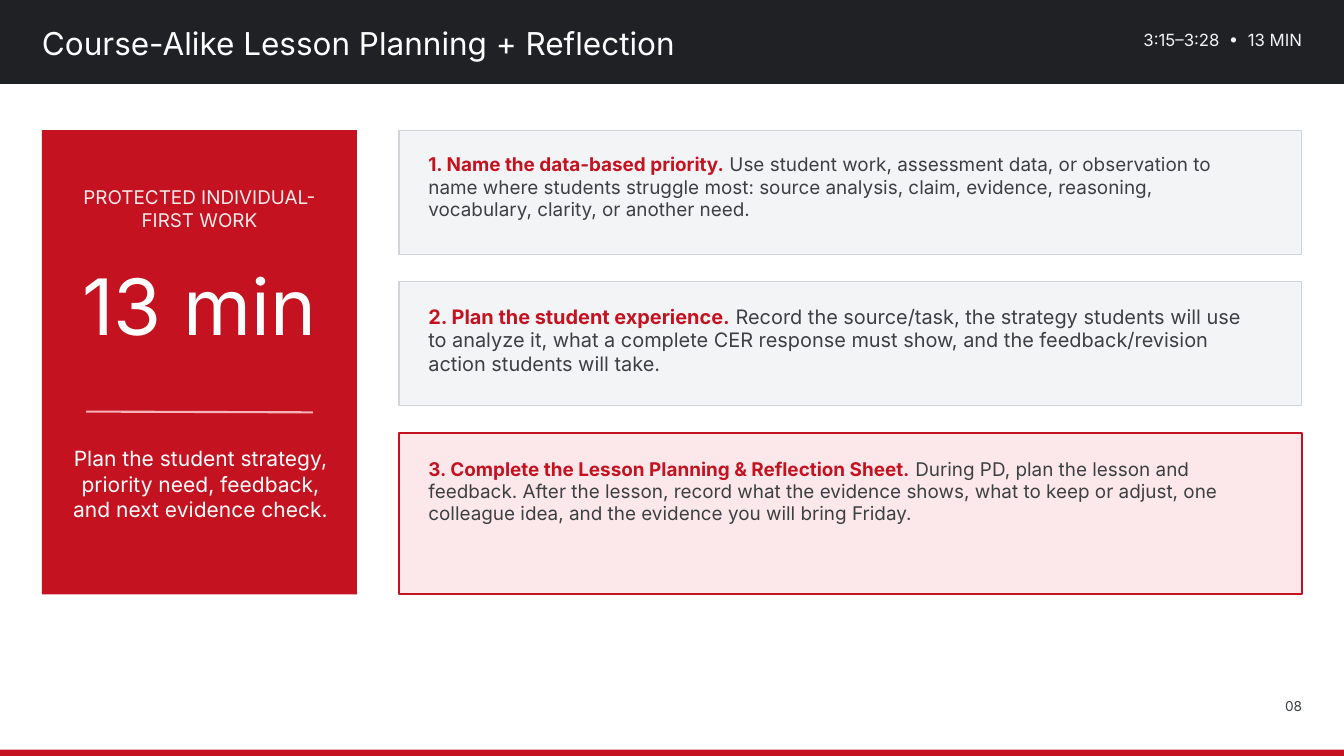
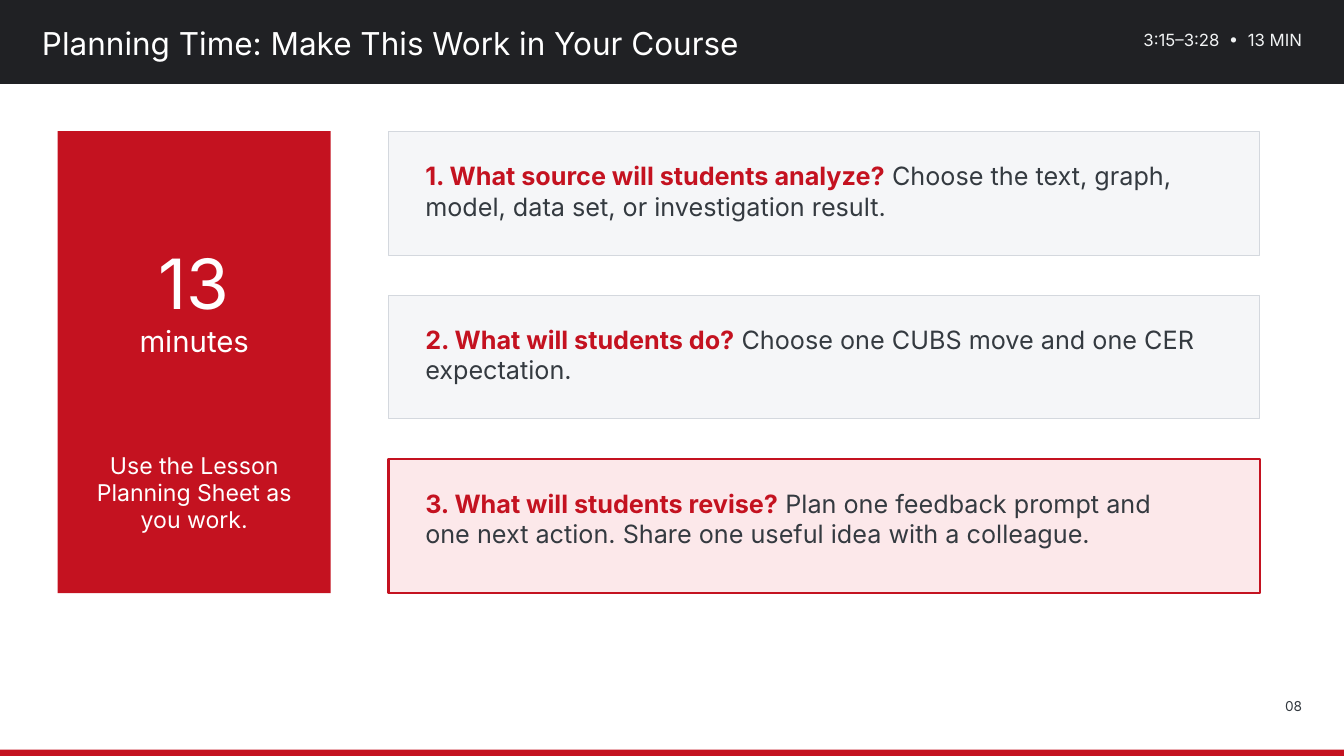
Before and after one commit to nbhs-science/nbhs-science, a slide deck: slide 8 of assets/plc/2026-10-28_Science_Department_PD_Strengthening_Science_Literacy.pptx. Drawn at 1344x756 pixels with LibreOffice and Linux fonts; fonts in the diff are those of the drawing. Boxes give left, top, right and bottom in pixels: in the first picture for what was removed or moved away, otherwise in the second. Text is boxed around its words. In the diff, an @@ line names an element or a change of style, - is before the commit and + after.

Commit message:
Simplify Oct. 28 Science Literacy PD deck
Replace the PD PowerPoint with a teacher-friendly version, correct Claim = pink, Evidence = green, Reasoning = blue, and remove the Biology reference from the cover.

```diff
--- a/assets/plc/2026-10-28_Science_Department_PD_Strengthening_Science_Literacy.pptx
+++ b/assets/plc/2026-10-28_Science_Department_PD_Strengthening_Science_Literacy.pptx
@@ text at (x1=42, y1=31, x2=738, y2=62): text changed @@
-Course-Alike Lesson Planning + Reflection
+Planning Time: Make This Work in Your Course
@@ rectangle resized from (x1=42, y1=130, x2=358, y2=594) to (x1=57, y1=132, x2=330, y2=593) @@
@@ rectangle resized from (x1=399, y1=130, x2=1302, y2=254) to (x1=389, y1=132, x2=1260, y2=255) @@
@@ rectangle at (x1=389, y1=132, x2=1260, y2=255): fill #F3F4F6 to #F5F6F8; outline #D1D5DB 1 pt to #D4D8DE 1 pt @@
@@ text added at (x1=425, y1=165, x2=1171, y2=221), 24 pt, text #343A40 @@
+1. What source will students analyze? Choose the text, graph, model, data set, or investigation result.
@@ text removed at (x1=428, y1=156, x2=1210, y2=220) @@
-1. Name the data-based priority. Use student work, assessment data, or observation to name where students struggle most: source analysis, claim, evidence, reasoning, vocabulary, clarity, or another need.
@@ text removed at (x1=83, y1=190, x2=315, y2=228) @@
-PROTECTED INDIVIDUAL-FIRST WORK
@@ text at (x1=140, y1=258, x2=249, y2=353): text changed; size 74 to 28 pt @@
-13 min
+13
+minutes
@@ rectangle at (x1=389, y1=295, x2=1260, y2=419): fill #F3F4F6 to #F5F6F8; outline #D1D5DB 1 pt to #D4D8DE 1 pt @@
@@ rectangle resized from (x1=399, y1=281, x2=1302, y2=405) to (x1=389, y1=295, x2=1260, y2=419) @@
@@ text added at (x1=425, y1=329, x2=1194, y2=384), 24 pt, text #343A40 @@
+2. What will students do? Choose one CUBS move and one CER expectation.
@@ text removed at (x1=428, y1=308, x2=1241, y2=371) @@
-2. Plan the student experience. Record the source/task, the strategy students will use to analyze it, what a complete CER response must show, and the feedback/revision action students will take.
@@ line removed from (86, 411) to (313, 412) @@
@@ text removed at (x1=73, y1=450, x2=327, y2=518) @@
-Plan the student strategy, priority need, feedback, and next evidence check.
@@ text added at (x1=97, y1=457, x2=291, y2=533), 22 pt, text #FFFFFF @@
+Use the Lesson Planning Sheet as you work.
@@ rectangle resized from (x1=399, y1=432, x2=1302, y2=594) to (x1=389, y1=459, x2=1260, y2=593) @@
@@ text removed at (x1=428, y1=461, x2=1216, y2=524) @@
-3. Complete the Lesson Planning & Reflection Sheet. During PD, plan the lesson and feedback. After the lesson, record what the evidence shows, what to keep or adjust, one colleague idea, and the evidence you will bring Friday.
@@ text added at (x1=425, y1=493, x2=1150, y2=548), 24 pt, text #343A40 @@
+3. What will students revise? Plan one feedback prompt and one next action. Share one useful idea with a colleague.
```
Also in this commit, not shown: 6 other slides changed, 2 slides added, 2 slides removed.
